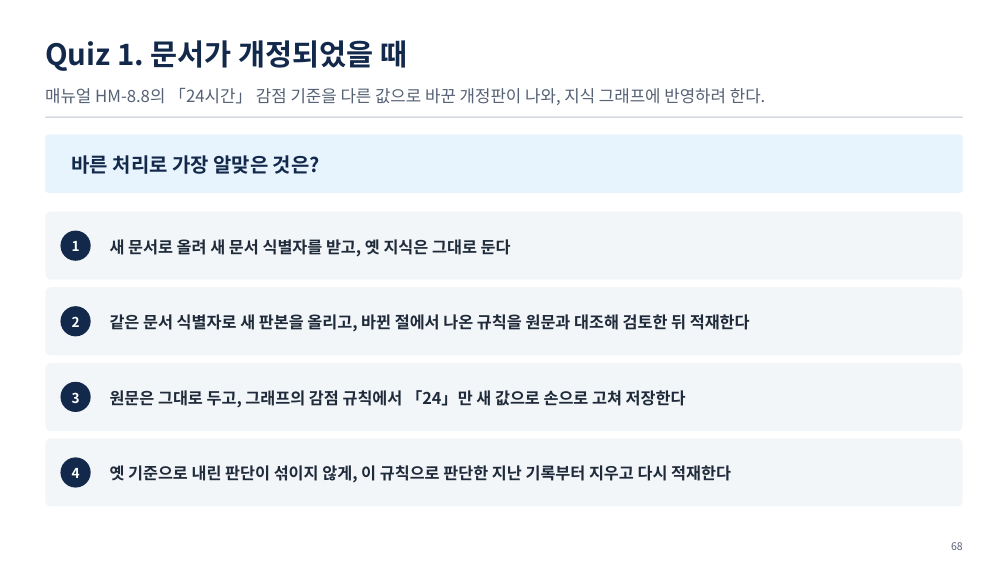
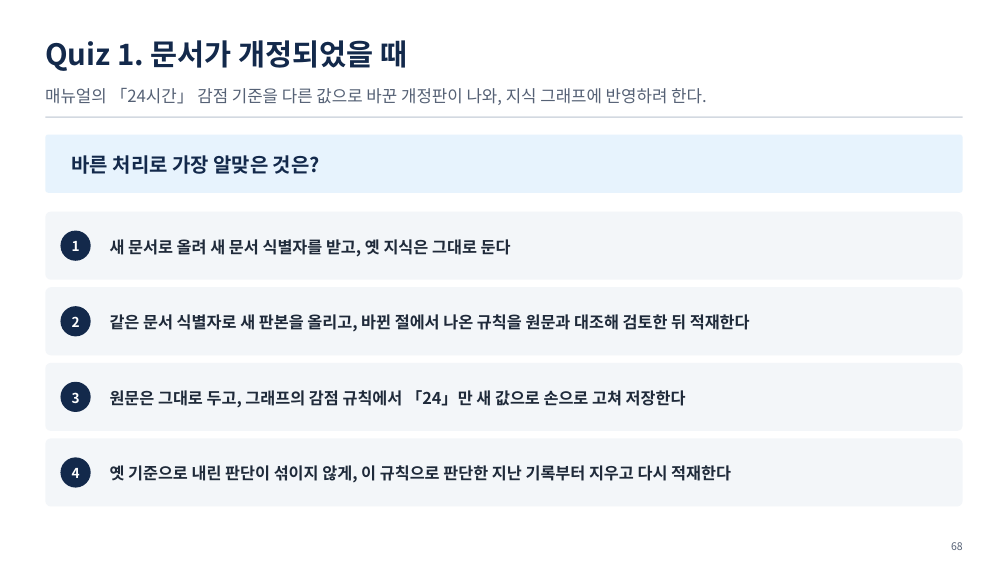
Before and after one commit to uengine-oss/hyd-iot-edu, a slide deck: slide 68 of 산출물/통합반/이론/04회차/통합반_04일차.pptx. Drawn at 1008x567 pixels with LibreOffice and Linux fonts; fonts in the diff are those of the drawing. Boxes give left, top, right and bottom in pixels: in the first picture for what was removed or moved away, otherwise in the second. Text is boxed around its words. In the diff, an @@ line names an element or a change of style, - is before the commit and + after.

```diff
--- a/산출물/통합반/이론/04회차/통합반_04일차.pptx
+++ b/산출물/통합반/이론/04회차/통합반_04일차.pptx
@@ text at box(45, 88, 707, 105): text changed @@
-매뉴얼 HM-8.8의 「24시간」 감점 기준을 다른 값으로 바꾼 개정판이 나와, 지식 그래프에 반영하려 한다.
+매뉴얼의 「24시간」 감점 기준을 다른 값으로 바꾼 개정판이 나와, 지식 그래프에 반영하려 한다.
```
Also in this commit, not shown: 24 other slides changed, 5 other files.
